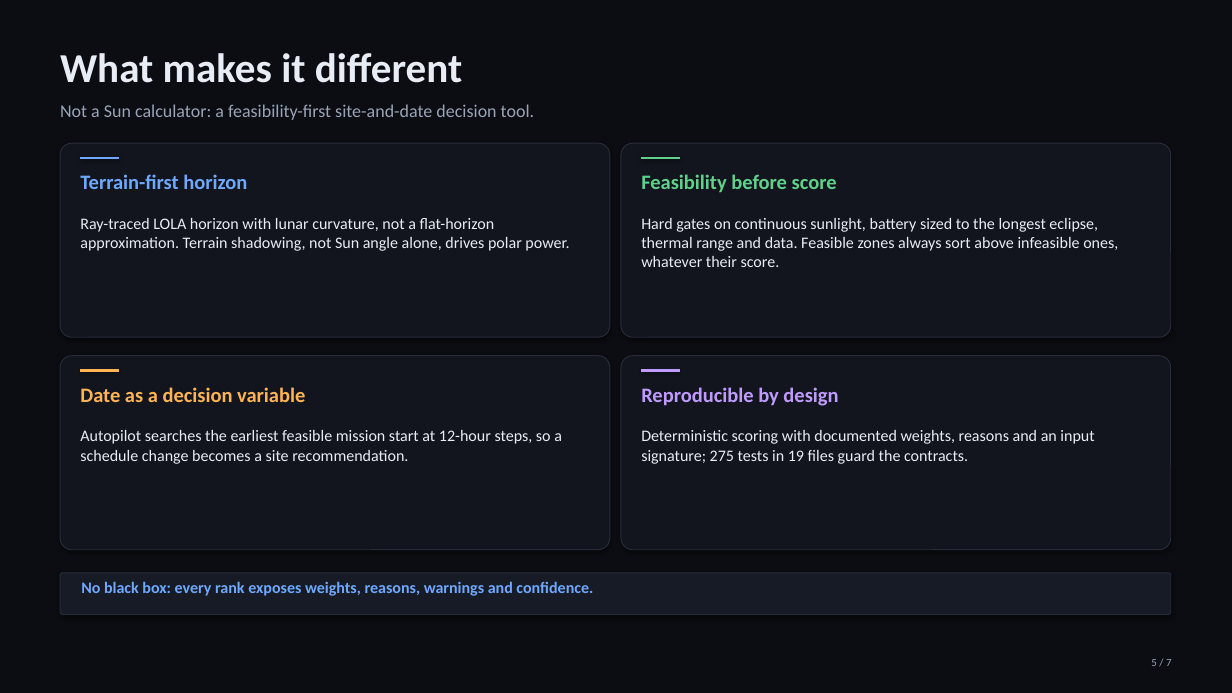
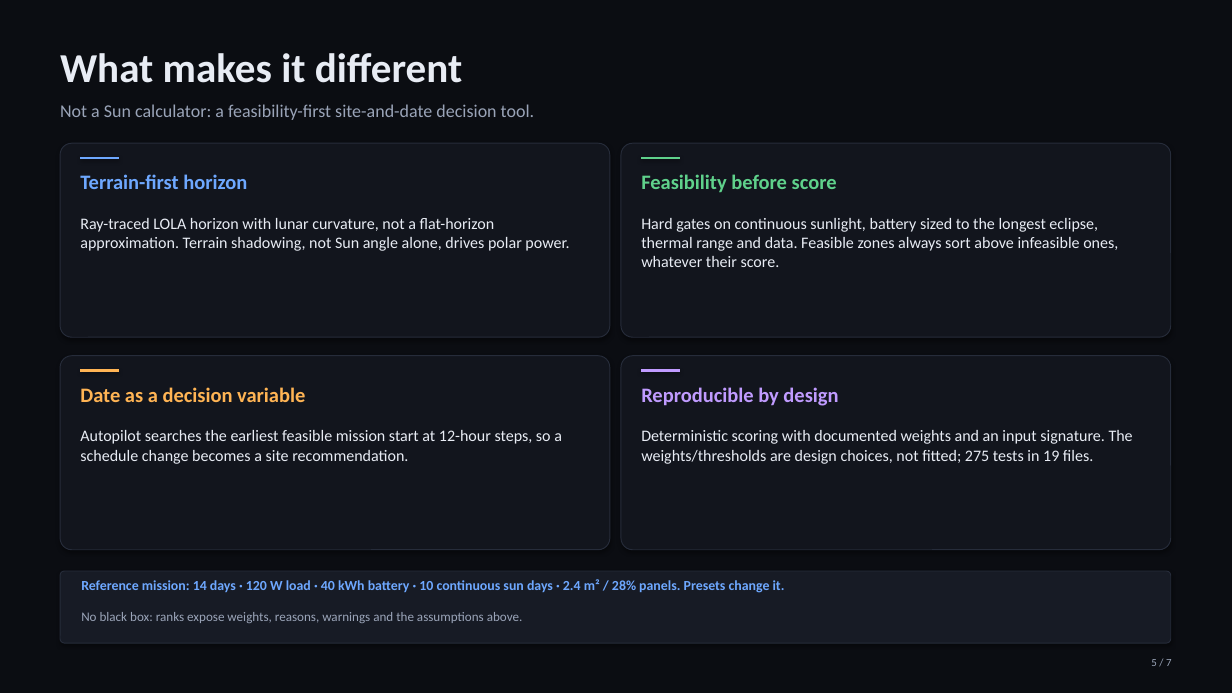
Before and after one commit to rafaa-sf/l-sea-space-apps, a slide deck: slide 5 of demo/L-SEA-Project-Demo.pptx. Drawn at 1232x693 pixels with LibreOffice and Linux fonts; fonts in the diff are those of the drawing. Boxes give left, top, right and bottom in pixels: in the first picture for what was removed or moved away, otherwise in the second. Text is boxed around its words. In the diff, an @@ line names an element or a change of style, - is before the commit and + after.

Commit message:
docs(demo): clarify claims, reference mission and AI declaration
Final accuracy pass from the judge review: slide 2 now says Area, not a point (a zone has size/slope/hazards and we fit an equivalent landing area) and names QuickMap, Moon Trek and Horizons; slide 5 adds the explicit reference mission (14 days, 120 W, 40 kWh, 10 continuous sun days, 2.4 m2 / 28% panels) and states that weights/thresholds are documented design choices, not fitted; slide 6 describes Horizons as a same-source cross-check rather than independent accuracy, clarifies 2 source regions + 4 derived presets, and adds the nearest-curated-site ephemeris and feasible-dates-before-today limits; slide 7 drops free SaaS and declares the AI assistant use while keeping MIT/free and the three QR codes. Source and public PDFs stay byte-identical; demo script updated to match.

```diff
--- a/demo/L-SEA-Project-Demo.pptx
+++ b/demo/L-SEA-Project-Demo.pptx
@@ text at (641, 430, 1133, 464): text changed @@
-Deterministic scoring with documented weights, reasons and an input signature; 275 tests in 19 files guard the contracts.
+Deterministic scoring with documented weights and an input signature. The weights/thresholds are design choices, not fitted; 275 tests in 19 files.
@@ rounded rectangle: place and size @@
-rounded rectangle at (60, 573, 1171, 615)
+rounded rectangle at (60, 571, 1171, 643)
@@ text added at (81, 579, 785, 593), 10.8 pt, text #6EA8FF, bold @@
+Reference mission: 14 days · 120 W load · 40 kWh battery · 10 continuous sun days · 2.4 m² / 28% panels. Presets change it.
@@ text at (81, 612, 523, 623): text changed; size 12.5 to 10.2 pt; text colour #6EA8FF to #9AA4B8; bold off @@
-No black box: every rank exposes weights, reasons, warnings and confidence.
+No black box: ranks expose weights, reasons, warnings and the assumptions above.
```
Also in this commit, not shown: 3 other slides changed, 4 other files.
